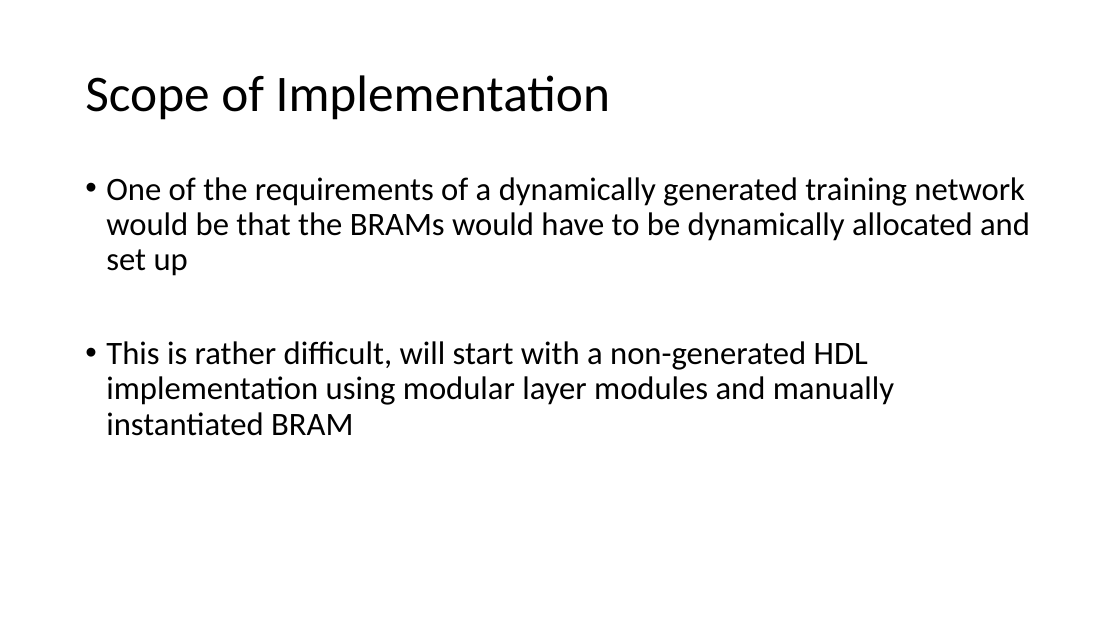
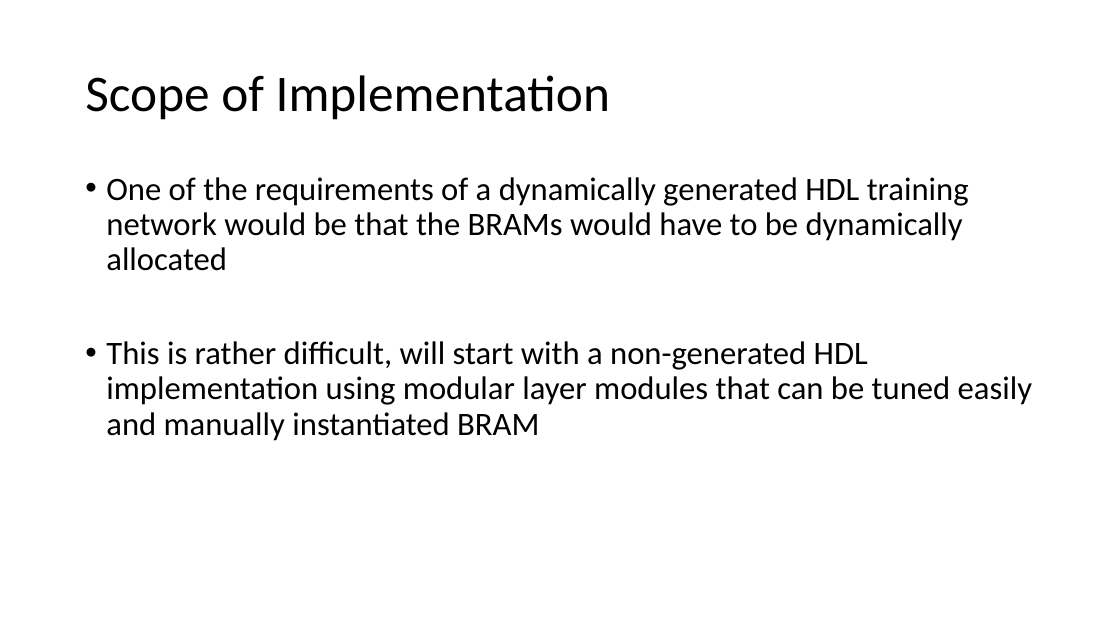
Before and after one commit to erikgroving/NeuralNetworkHardwareAccelerator, a slide deck: slide 9 of WeeklyPresentations/update5_04_01.pptx (slide 5 before the commit). Drawn at 1120x630 pixels with LibreOffice and Linux fonts; fonts in the diff are those of the drawing. Boxes give left, top, right and bottom in pixels: in the first picture for what was removed or moved away, otherwise in the second. Text is boxed around its words. In the diff, an @@ line names an element or a change of style, - is before the commit and + after.

```diff
--- a/WeeklyPresentations/update5_04_01.pptx
+++ b/WeeklyPresentations/update5_04_01.pptx
@@ text at (106,177,1032,441): text changed @@
-• One of the requirements of a dynamically generated training network would be that the BRAMs would have to be dynamically allocated and set up
-• This is rather difficult, will start with a non-generated HDL implementation using modular layer modules and manually instantiated BRAM
+• One of the requirements of a dynamically generated HDL training network would be that the BRAMs would have to be dynamically allocated
+• This is rather difficult, will start with a non-generated HDL implementation using modular layer modules that can be tuned easily and manually instantiated BRAM
```
Also in this commit, not shown: 4 other slides changed, 5 slides added.
